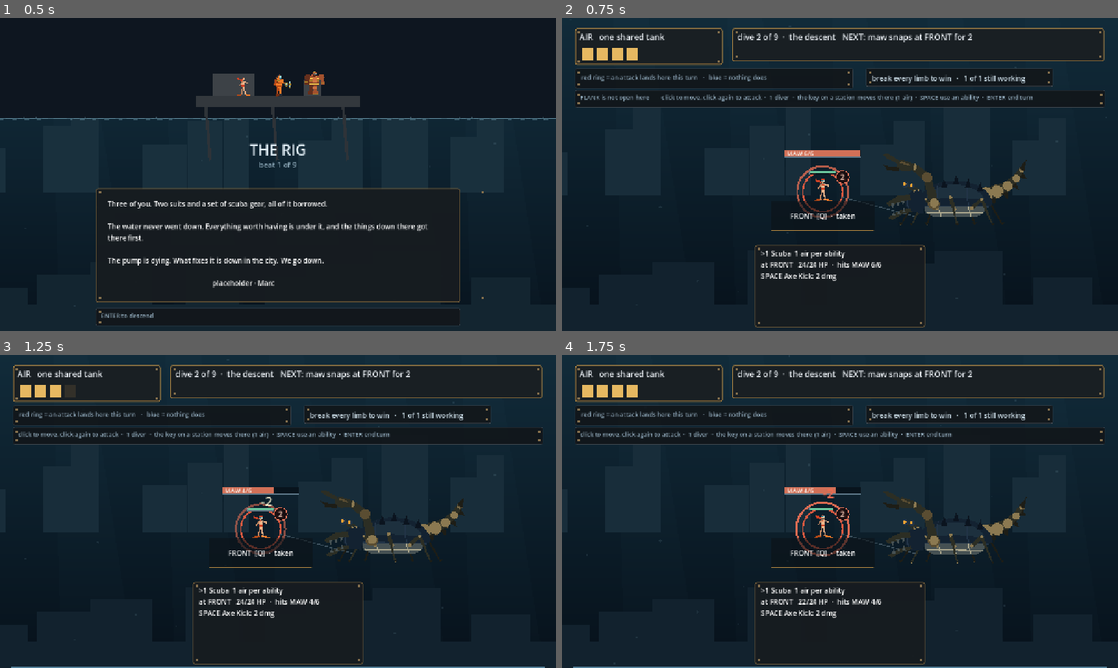
Above: before the commit, frames 1-4 (two rows, left to right).
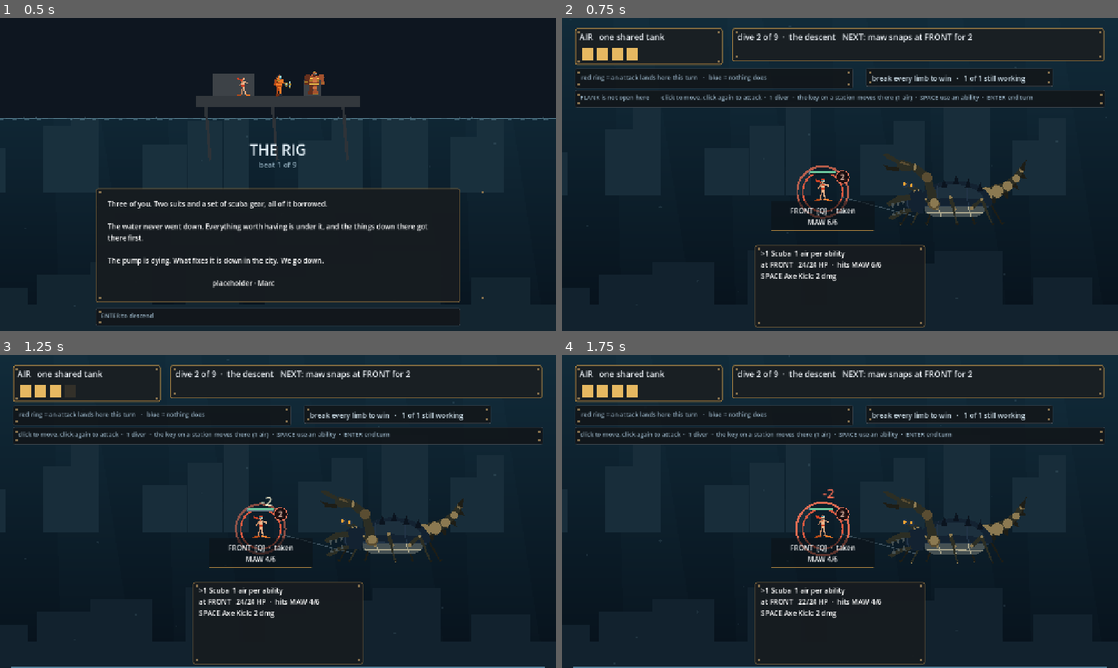
Above: after the commit, the same moments.

Repository: ImmortalDemonGod/salvage
Game: Godot game, scene res://game/main.tscn
Same seed, same stepped clock (60 frames per second), same inputs: the game is played once before the commit and once after it.
Inputs (mouse positions are in pixels of both pictures, inside the frame that each line leads up to):
- Up to frame 1 (0.5 s): no input
- Up to frame 2 (0.75 s): tap Enter at 0.5 s; move the mouse to (962, 158) at 0.52 s; hold W from 0.53 s (still down); tap 1 at 0.6 s; click (962, 158) at 0.67 s
- Up to frame 3 (1.25 s): keep holding W; tap Space at 0.77 s
- Up to frame 4 (1.75 s): release W at 1.25 s; tap Enter at 1.25 s; drag from (728, 527) to (812, 574) at 1.27 s

Frame 1 is identical in both runs. In frame 2, 0.7% of the frame differs, in the area x 40-54%, y 42-67%; in frame 3, 0.6%; in frame 4, 0.6%.

Commit message:
everything about a station lives in that station's tag
The limb bars were painted on the board while the station tags are UI
nodes, so a tag drew straight over its neighbour's bar and the GUT readout
vanished behind the FLANK tag entirely. A player watching the number they
are trying to drive to zero simply could not see it.

The tag now carries all of it: the station's name, its movement key,
whether somebody is standing there, the limb's name and numbers, and a bar
under the text that empties as you break it. One object per station, which
is what 'the limb IS the position' should have meant all along.

Diff:
--- a/game/main.gd
+++ b/game/main.gd
@@ -648,7 +648,9 @@
 			lbl.text = "%s  [%s]%s\n%s BROKEN" % [Combat.STATION_NAMES[i], String(keys2[i]), here_free(i), String(combat.LIMB_NAMES[lb]).to_upper()]
 		else:
 			var stun := "  SHUT" if int(combat.limb_stun[lb]) > 0 else ""
-			lbl.text = "%s  [%s]%s%s" % [Combat.STATION_NAMES[i], String(keys2[i]), stun, here_free(i)]
+			var maxhp: int = int((combat.enc.limbs[lb] as Dictionary).hp)
+			lbl.text = "%s  [%s]%s%s\n%s %d/%d" % [Combat.STATION_NAMES[i], String(keys2[i]), stun, here_free(i),
+				String(combat.LIMB_NAMES[lb]).to_upper(), int(combat.limb_hp[lb]), maxhp]
 	# A cut line must READ as a cut line. This showed "AIR 3 / 3" after the
 	# umbilical rule fired, so the pool and its ceiling shrank together and
 	# the player could not tell anything had been taken from them.
@@ -1207,25 +1209,11 @@
 	return ""
 
 func _draw_bars() -> void:
-	# one per live limb, sitting on its own ring rather than in a corner
-	for st in range(5):
-		if not combat.station_open(st):
-			continue
-		var lb: int = combat.STATION_LIMB[st]
-		if lb < 0 or combat.limb_broken[lb]:
-			continue
-		var maxhp: float = float(int((combat.enc.limbs[lb] as Dictionary).hp))
-		var frac2: float = float(combat.limb_hp[lb]) / max(1.0, maxhp)
-		# clamped out of the HUD: a station high on the board pushed its bar
-		# up behind the control bar
-		var at: Vector2 = Vector2(place(st).x - 88.0, max(place(st).y - 96.0, HUD_BOTTOM + 4.0))
-		_bar(at, 176, 16, frac2, BAR_LIMB)
-		# and the name of what you are breaking, on the bar itself
-		var f2: Font = ThemeDB.fallback_font
-		draw_string(f2, at + Vector2(6, 13), "%s %d/%d" % [String(combat.LIMB_NAMES[lb]).to_upper(),
-			int(combat.limb_hp[lb]), int(maxhp)], HORIZONTAL_ALIGNMENT_LEFT, -1, 14,
-			Color(0.98, 0.96, 0.94))
-	# and one per diver, ON the diver, not in a card at the bottom of the screen
+	# The limb bars used to be painted on the board, and the station tags
+	# are UI nodes, so a tag drew straight over a neighbouring station's bar
+	# and the GUT readout vanished behind the FLANK tag. Everything about a
+	# station now lives IN that station's tag. Here, only the divers.
+	# one per diver, ON the diver, not in a card at the bottom of the screen
 	for d in combat.divers:
 		if d.down:
 			continue
